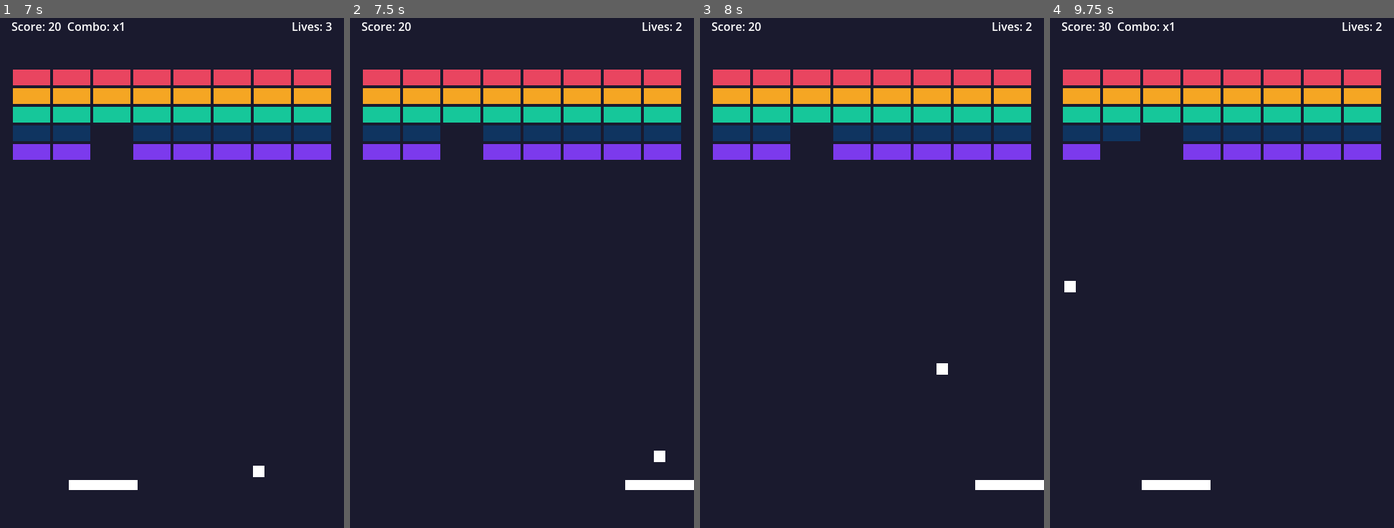
Above: before the commit, frames 1-4 (left to right).
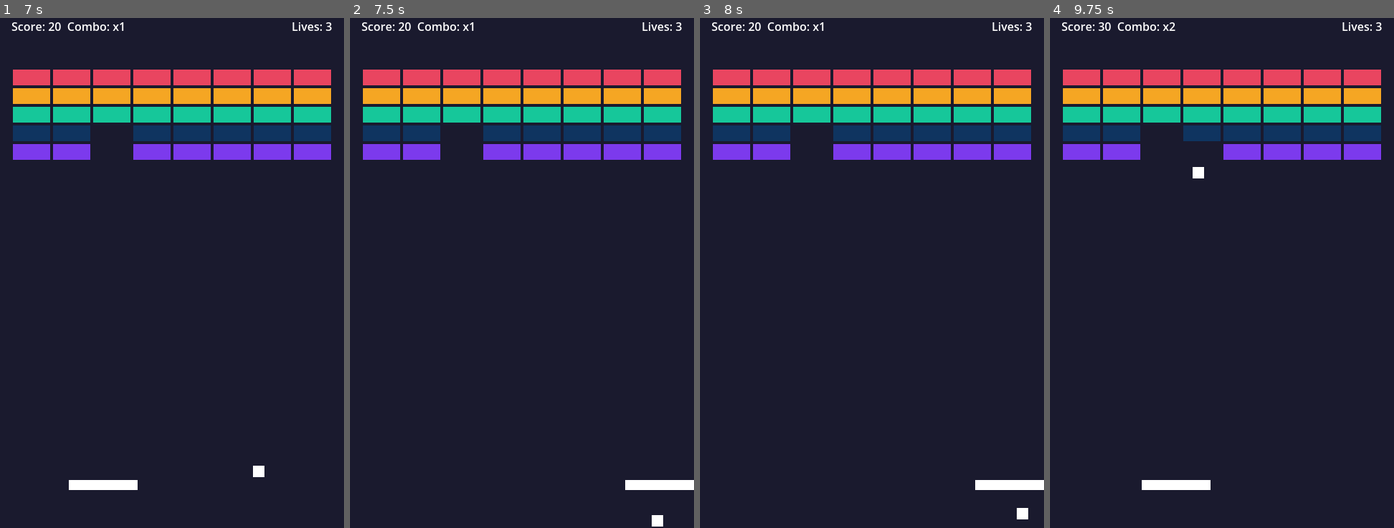
Above: after the commit, the same moments.

Repository: WSQS/brick-blast
Game: Godot game, scene res://scene/menu.tscn
Two runs of this game, one before a commit and one after it. Both use one fixed random seed, a clock stepped at 60 frames per second and the inputs below.
Inputs (mouse positions are in pixels of both pictures, inside the frame that each line leads up to):
- Up to frame 1 (7 s): click "Start" at 0.5 s; tap Enter (ui_accept) at 1.25, 1.52, 3.5, 4.52 s; move the mouse to (247, 242) at 1.27 s; hold Right (ui_right) 1.28-2 s; hold Shift 1.28-2 s; click (247, 242) at 1.42 s; drag from (103, 293) to (154, 375) at 2.02 s; move the mouse to (206, 155) at 2.77 s; hold Right (ui_right) 2.78-3.5 s; tap Ctrl at 2.85 s; drag from (154, 375) to (68, 191) at 3.52 s; move the mouse to (275, 349) at 4.27 s; hold Left (ui_left) 4.28-5 s; tap Alt at 4.35 s; drag from (68, 191) to (120, 140) at 5.02 s; move the mouse to (189, 267) at 5.77 s; hold Left (ui_left) 5.78-6.5 s; hold Shift 5.78-6.5 s; click (189, 267) at 5.92 s; drag from (120, 140) to (103, 293) at 6.52 s
- Up to frame 2 (7.5 s): move the mouse to (597, 242) at 7.27 s; hold Right (ui_right) from 7.28 s (still down); tap Ctrl at 7.35 s
- Up to frame 3 (8 s): keep holding Right (ui_right); tap Enter (ui_accept) at 7.52 s
- Up to frame 4 (9.75 s): release Right (ui_right) at 8 s; drag from (1153, 293) to (1204, 375) at 8.02 s; move the mouse to (1256, 155) at 8.77 s; hold Left (ui_left) 8.78-9.5 s; tap Alt at 8.85 s; drag from (1204, 375) to (1118, 191) at 9.52 s

Frame 1 is identical in both runs. In frame 2, 0.3% of the frame differs, in the area x 19-97%, y 0-100%; in frame 3, 0.3%; in frame 4, 0.9%, in the area x 4-97%, y 0-54%.

Commit message:
test: introduce issues for review testing

Diff:
--- a/script/ball.gd
+++ b/script/ball.gd
@@ -20,7 +20,7 @@
 
 
 func launch(direction: Vector2) -> void:
-	velocity = direction.normalized() * speed
+	velocity = direction * speed
 
 
 func _physics_process(delta: float) -> void:
@@ -84,6 +84,10 @@
 		new_pos.y = playfield.position.y + radius
 		new_vel.y = absf(vel.y)
 
+	if pos.y + radius > playfield.end.y:
+		new_pos.y = playfield.end.y - radius
+		new_vel.y = -absf(vel.y)
+
 	return [new_pos, new_vel]
 
 
